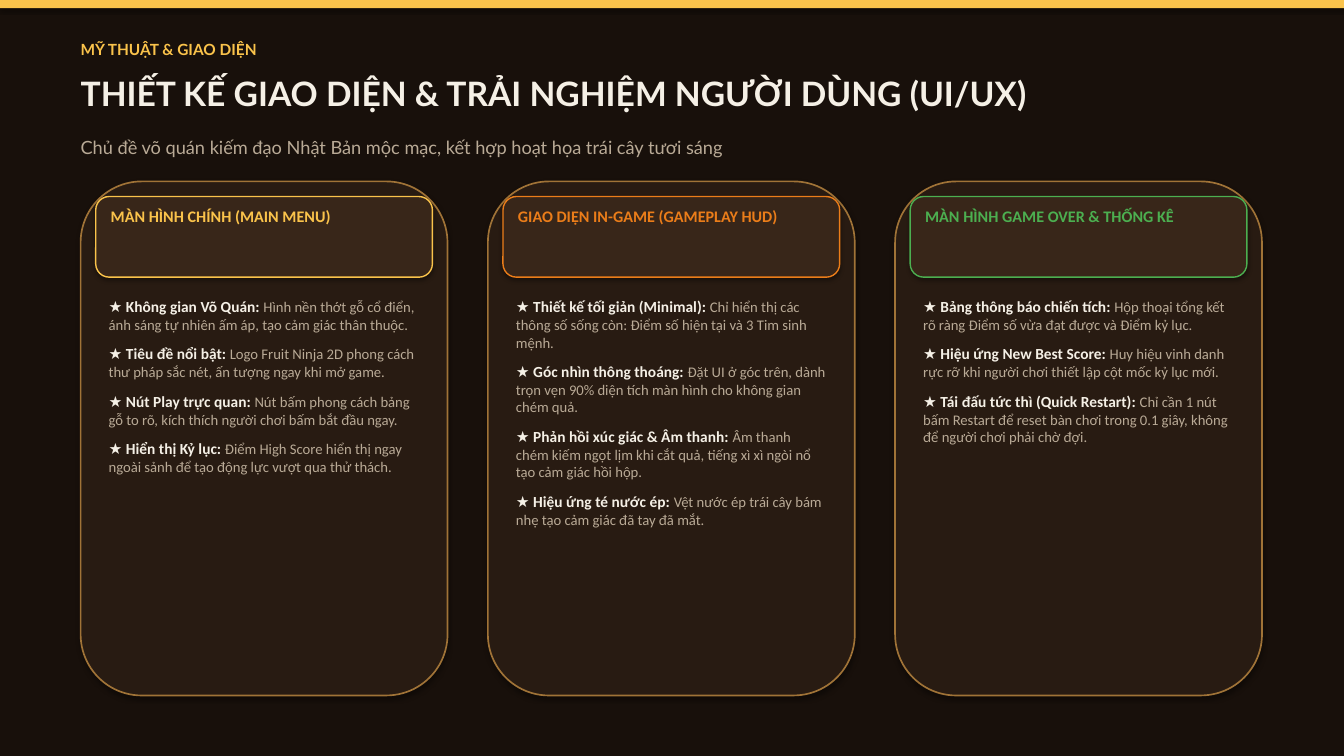
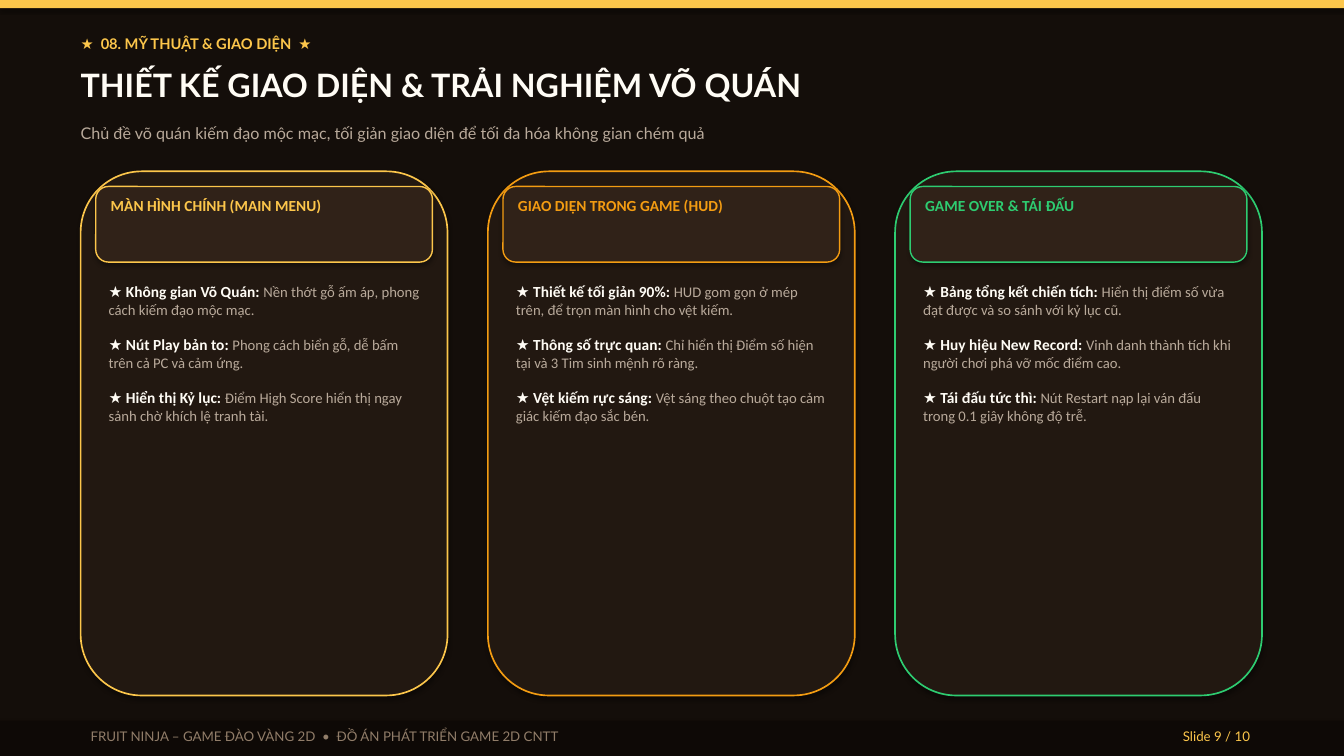
Before and after one commit to delivred/chemhoaquaunity, a slide deck: slide 9 of FRUIT_NINJA_2D_Thuyet_Trinh.pptx. Drawn at 1344x756 pixels with LibreOffice and Linux fonts; fonts in the diff are those of the drawing. Boxes give left, top, right and bottom in pixels: in the first picture for what was removed or moved away, otherwise in the second. Text is boxed around its words. In the diff, an @@ line names an element or a change of style, - is before the commit and + after.

```diff
--- a/FRUIT_NINJA_2D_Thuyet_Trinh.pptx
+++ b/FRUIT_NINJA_2D_Thuyet_Trinh.pptx
@@ rectangle at (0,0,1344,756): fill #18100B to #140E0A @@
@@ text at (101,36,291,52): text changed; size 11 to 10.5 pt; text colour #FAC34B to #FCC64B @@
-MỸ THUẬT & GIAO DIỆN
+★ 08. MỸ THUẬT & GIAO DIỆN ★
@@ text at (81,69,802,103): text changed; size 24 to 23 pt; text colour #F5F0E6 to #FFFCF5 @@
-THIẾT KẾ GIAO DIỆN & TRẢI NGHIỆM NGƯỜI DÙNG (UI/UX)
+THIẾT KẾ GIAO DIỆN & TRẢI NGHIỆM VÕ QUÁN
@@ text at (81,126,705,142): text changed; size 13 to 11.5 pt; text colour #B9AA96 to #B9AA9B @@
-Chủ đề võ quán kiếm đạo Nhật Bản mộc mạc, kết hợp hoạt họa trái cây tươi sáng
+Chủ đề võ quán kiếm đạo mộc mạc, tối giản giao diện để tối đa hóa không gian chém quả
@@ rounded rectangle: place and size @@
-rounded rectangle at (81,181,448,696)
+rounded rectangle at (81,171,448,696)
@@ rounded rectangle at (81,171,448,696): fill #281B12 to #221811; outline #A07337 1.2 pt to #FCC64B 1.2 pt @@
@@ rounded rectangle: place and size @@
-rounded rectangle at (488,181,855,696)
+rounded rectangle at (488,171,855,696)
@@ rounded rectangle at (488,171,855,696): fill #281B12 to #221811; outline #A07337 1.2 pt to #F39C12 1.2 pt @@
@@ rounded rectangle: place and size @@
-rounded rectangle at (895,181,1262,696)
+rounded rectangle at (895,171,1262,696)
@@ rounded rectangle at (895,171,1262,696): fill #281B12 to #221811; outline #A07337 1.2 pt to #2ECC71 1.2 pt @@
@@ rounded rectangle: place and size @@
-rounded rectangle at (96,197,433,277)
+rounded rectangle at (96,187,433,262)
@@ rounded rectangle at (96,187,433,262): fill #382619 to #302218; outline #FAC34B 1 pt to #FCC64B 1 pt @@
@@ text "MÀN HÌNH CHÍNH (MAIN MENU)": place and size @@
-text "MÀN HÌNH CHÍNH (MAIN MENU)" at (111,209,330,224)
+text "MÀN HÌNH CHÍNH (MAIN MENU)" at (111,198,321,213)
@@ text "MÀN HÌNH CHÍNH (MAIN MENU)" at (111,198,321,213): size 11.5 to 11 pt, text colour #FAC34B to #FCC64B @@
@@ rounded rectangle: place and size @@
-rounded rectangle at (503,197,840,277)
+rounded rectangle at (503,187,840,262)
@@ rounded rectangle at (503,187,840,262): fill #382619 to #302218; outline #EB7D19 1 pt to #F39C12 1 pt @@
@@ text at (518,200,723,214): text changed; size 11.5 to 11 pt; text colour #EB7D19 to #F39C12 @@
-GIAO DIỆN IN-GAME (GAMEPLAY HUD)
+GIAO DIỆN TRONG GAME (HUD)
@@ rounded rectangle: place and size @@
-rounded rectangle at (910,197,1247,277)
+rounded rectangle at (910,187,1247,262)
@@ rounded rectangle at (910,187,1247,262): fill #382619 to #302218; outline #4CAF50 1 pt to #2ECC71 1 pt @@
@@ text at (925,198,1075,211): text changed; size 11.5 to 11 pt; text colour #4CAF50 to #2ECC71 @@
-MÀN HÌNH GAME OVER & THỐNG KÊ
+GAME OVER & TÁI ĐẤU
@@ text at (109,285,420,424): text changed; text colour #B9AA96 to #B9AA9B @@
-★ Không gian Võ Quán: Hình nền thớt gỗ cổ điển, ánh sáng tự nhiên ấm áp, tạo cảm giác thân thuộc.
-★ Tiêu đề nổi bật: Logo Fruit Ninja 2D phong cách thư pháp sắc nét, ấn tượng ngay khi mở game.
-★ Nút Play trực quan: Nút bấm phong cách bảng gỗ to rõ, kích thích người chơi bấm bắt đầu ngay.
-★ Hiển thị Kỷ lục: Điểm High Score hiển thị ngay ngoài sảnh để tạo động lực vượt qua thử thách.
+★ Không gian Võ Quán: Nền thớt gỗ ấm áp, phong cách kiếm đạo mộc mạc.
+★ Nút Play bản to: Phong cách biển gỗ, dễ bấm trên cả PC và cảm ứng.
+★ Hiển thị Kỷ lục: Điểm High Score hiển thị ngay sảnh chờ khích lệ tranh tài.
@@ text at (516,285,825,424): text changed; text colour #B9AA96 to #B9AA9B @@
-★ Thiết kế tối giản (Minimal): Chỉ hiển thị các thông số sống còn: Điểm số hiện tại và 3 Tim sinh mệnh.
-★ Góc nhìn thông thoáng: Đặt UI ở góc trên, dành trọn vẹn 90% diện tích màn hình cho không gian chém quả.
-★ Phản hồi xúc giác & Âm thanh: Âm thanh chém kiếm ngọt lịm khi cắt quả, tiếng xì xì ngòi nổ tạo cảm giác hồi hộp.
-★ Hiệu ứng té nước ép: Vệt nước ép trái cây bám nhẹ tạo cảm giác đã tay đã mắt.
+★ Thiết kế tối giản 90%: HUD gom gọn ở mép trên, để trọn màn hình cho vệt kiếm.
+★ Thông số trực quan: Chỉ hiển thị Điểm số hiện tại và 3 Tim sinh mệnh rõ ràng.
+★ Vệt kiếm rực sáng: Vệt sáng theo chuột tạo cảm giác kiếm đạo sắc bén.
@@ text at (923,285,1231,424): text changed; text colour #B9AA96 to #B9AA9B @@
-★ Bảng thông báo chiến tích: Hộp thoại tổng kết rõ ràng Điểm số vừa đạt được và Điểm kỷ lục.
-★ Hiệu ứng New Best Score: Huy hiệu vinh danh rực rỡ khi người chơi thiết lập cột mốc kỷ lục mới.
-★ Tái đấu tức thì (Quick Restart): Chỉ cần 1 nút bấm Restart để reset bàn chơi trong 0.1 giây, không để người chơi phải chờ đợi.
+★ Bảng tổng kết chiến tích: Hiển thị điểm số vừa đạt được và so sánh với kỷ lục cũ.
+★ Huy hiệu New Record: Vinh danh thành tích khi người chơi phá vỡ mốc điểm cao.
+★ Tái đấu tức thì: Nút Restart nạp lại ván đấu trong 0.1 giây không độ trễ.
@@ rectangle added at (0,721,1344,756), fill #0E0906 @@
@@ text added at (91,730,559,741), 9.5 pt, text #917D69 @@
+FRUIT NINJA – GAME ĐÀO VÀNG 2D • ĐỒ ÁN PHÁT TRIỂN GAME 2D CNTT
@@ text added at (1183,731,1250,741), 9.5 pt, text #FCC64B @@
+Slide 9 / 10
```
Also in this commit, not shown: 7 other slides changed, 2 slides added, 2 slides removed, 31 other files.
